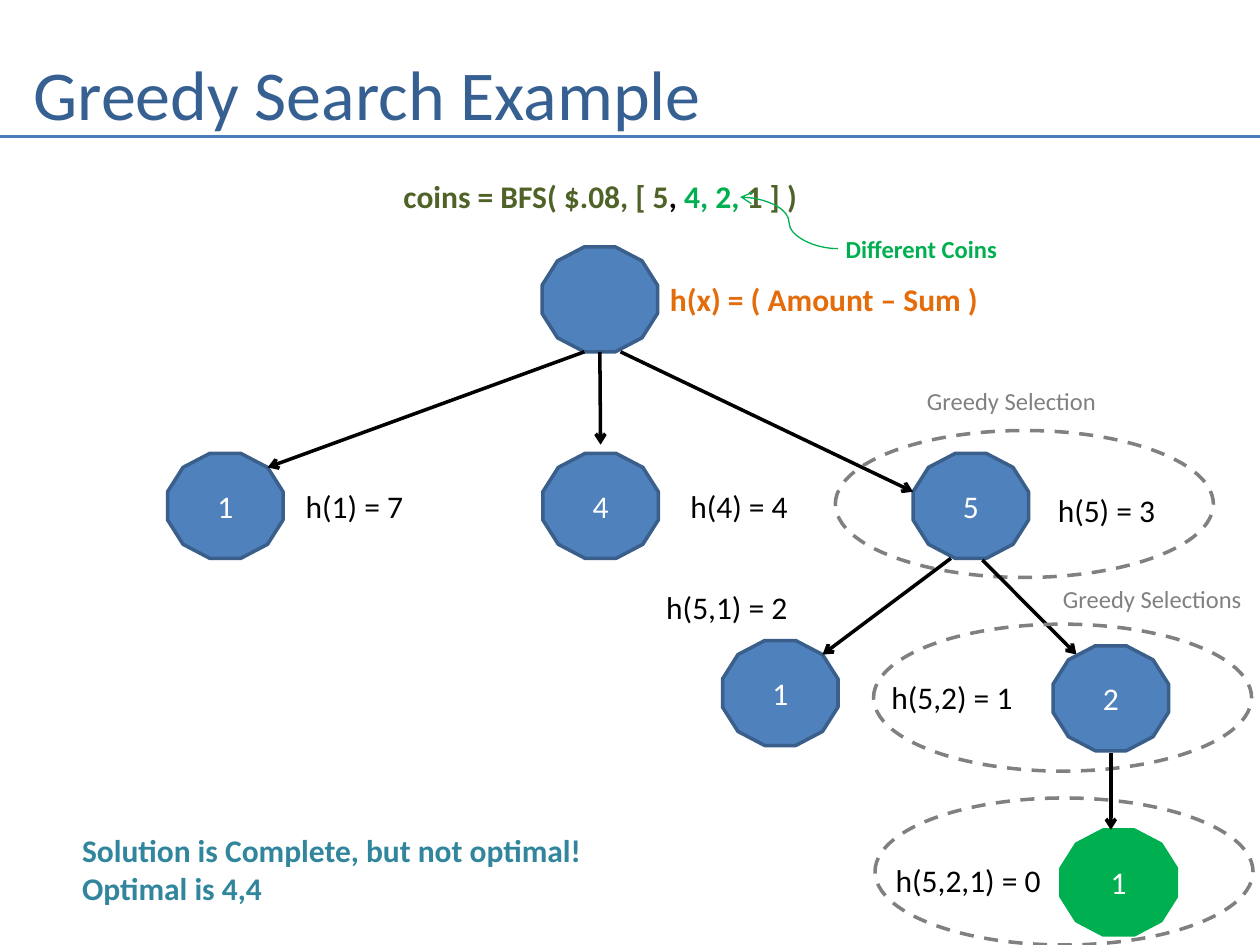
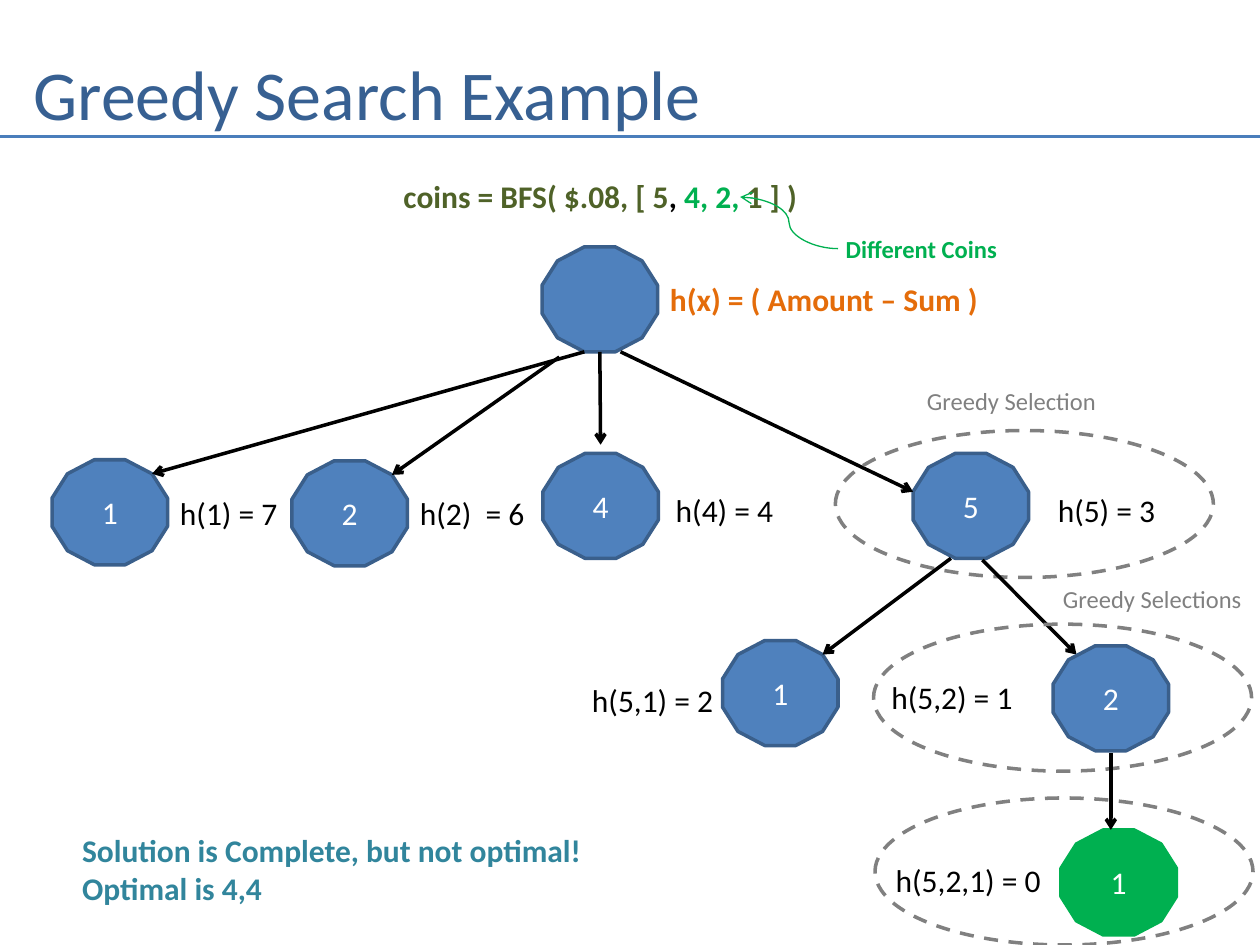
Before and after one commit to andrewferlitsch/Portland-Data-Science-Group, a slide deck: slide 8 of Presentations/AI - Greedy.pptx. Drawn at 1260x945 pixels with LibreOffice and Linux fonts; fonts in the diff are those of the drawing. Boxes give left, top, right and bottom in pixels: in the first picture for what was removed or moved away, otherwise in the second. Text is boxed around its words. In the diff, an @@ line names an element or a change of style, - is before the commit and + after.

Commit message:
corrections to greedy search

```diff
--- a/Presentations/AI - Greedy.pptx
+++ b/Presentations/AI - Greedy.pptx
@@ arrow moved from (585, 352) - (267, 467) to (585, 352) - (152, 474) @@
@@ arrow added from (559, 357) to (392, 475), #000000 2 pt @@
@@ dodecagon "1": place and size @@
-dodecagon "1" at [168,454,284,558]
+dodecagon "1" at [52,460,168,564]
@@ dodecagon added at [292,461,408,566], fill #4F81BD, outline #3A5F8C 2 pt, 18 pt, text #FFFFFF @@
+2
@@ text "h(1) = 7": place and size @@
-text "h(1) = 7" at [306,495,403,522]
+text "h(1) = 7" at [180,502,277,529]
@@ text added at [420,502,524,529], 18 pt, text #000000 @@
+h(2) = 6
@@ text "h(4) = 4": place and size @@
-text "h(4) = 4" at [690,495,788,522]
+text "h(4) = 4" at [676,499,773,526]
@@ text "h(5,1) = 2": place and size @@
-text "h(5,1) = 2" at [666,596,787,623]
+text "h(5,1) = 2" at [592,689,713,716]
```
